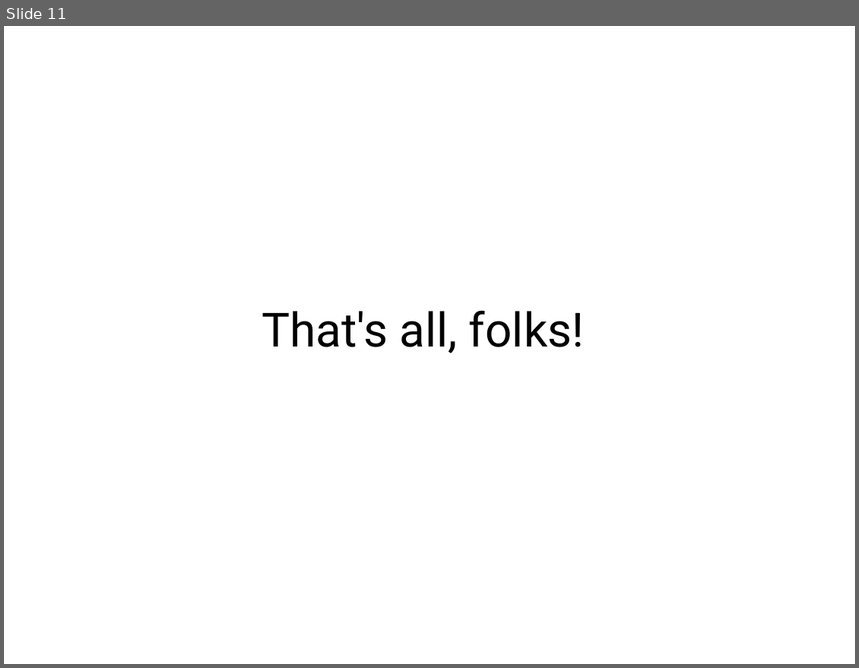
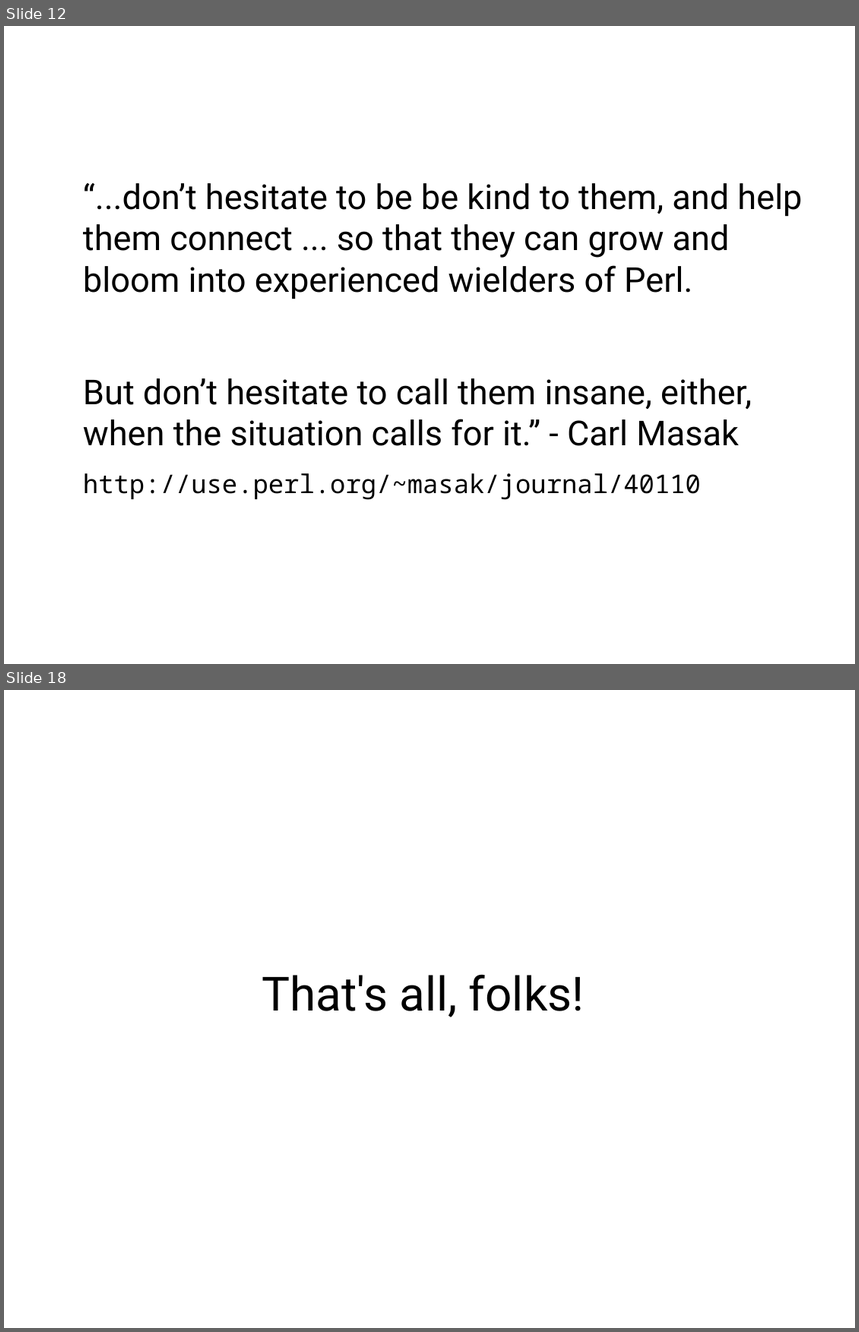
Before and after one commit to erezschatz/Presentation, a slide deck: tools.odp. Shown one above the other, each under a label of ours: slide 11 before the commit, slides 12 and 18 after it; the slides between them are not shown. The pictures are 859x668 and 859x1332 pixels, drawn with LibreOffice and Linux fonts; fonts in the diff are those of the drawing. Boxes give left, top, right and bottom in pixels: in the first picture for what was removed or moved away, otherwise in the second. Text is boxed around its words. In the diff, an @@ line names an element or a change of style, - is before the commit and + after.

```diff
--- a/tools.odp
+++ b/tools.odp
@@ slide 12 added at bbox=[4, 26, 855, 664], background #FFFFFF @@
@@ text added at bbox=[83, 183, 802, 500], 32 pt, text #000000 @@
+“...don’t hesitate to be be kind to them, and help them connect ... so that they can grow and bloom into experienced wielders of Perl.
+But don’t hesitate to call them insane, either, when the situation calls for it.” - Carl Masak
+http://use.perl.org/~masak/journal/40110
@@ what was slide 11 is now slide 18 @@
```
Also in this commit, not shown: 16 other slides added, 10 slides removed, 1 other file.
